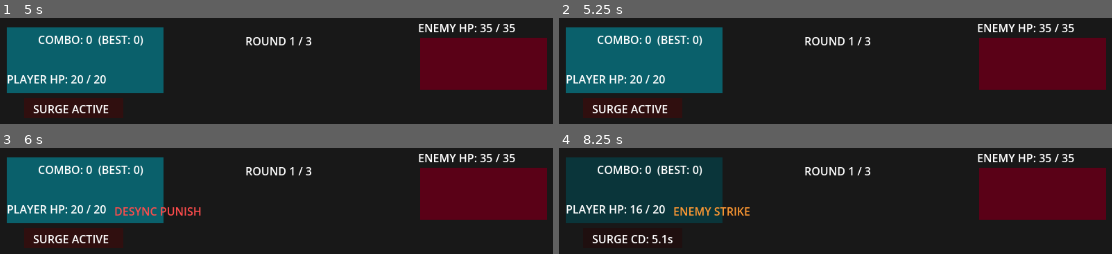
Above: before the commit, frames 1-4 (two rows, left to right).
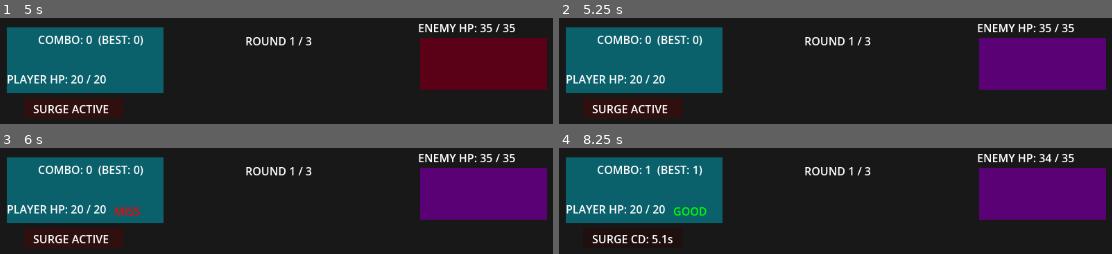
Above: after the commit, the same moments.

Repository: ResonantiaCollective/Project_Dissonance
Game: Godot game, scene res://scenes/test_scenes/TestArena.tscn
The game is run twice, just before and just after one commit, with the same random seed, the same clock (stepped at 60 frames per second) and the same inputs.
Inputs:
- Up to frame 1 (5 s): tap Enter at 0.5 s; hold Ctrl (guard_on_beat) 0.53-1.28 s; tap R (restart_duel) every 0.75 s from 1.25 to 4.25 s; tap Space (strike_on_beat) at 1.35 s; hold Q (use_surge) 2.03-2.78 s; tap Ctrl (guard_on_beat) at 2.85 s; hold Space (strike_on_beat) 3.53-4.28 s; tap Q (use_surge) at 4.35 s
- Up to frame 2 (5.25 s): hold Ctrl (guard_on_beat) from 5.03 s (still down)
- Up to frame 3 (6 s): release Ctrl (guard_on_beat) at 5.78 s; tap Space (strike_on_beat) at 5.85 s
- Up to frame 4 (8.25 s): hold Q (use_surge) 6.53-7.28 s; tap Ctrl (guard_on_beat) at 7.35 s; hold Space (strike_on_beat) from 8.03 s (still down)

Frame 1 is identical in both runs. In frame 2, 11% of the frame differs, in the area x 75-99%, y 18-68%; in frame 3, 12%; in frame 4, 28%, in the area x 1-99%, y 5-71%.

Commit message:
ADD: Implemented Ability System with new abilities; integrated Pulse Engine and updated Test Arena scene; added various art assets.

Diff:
--- a/01_GODOT_PROJECT/resonantia-prototype/scenes/test_scenes/TestArena.tscn
+++ b/01_GODOT_PROJECT/resonantia-prototype/scenes/test_scenes/TestArena.tscn
@@ -1,10 +1,20 @@
-[gd_scene load_steps=3 format=3 uid="uid://bc5inerhevpar"]
+[gd_scene load_steps=5 format=3 uid="uid://bc5inerhevpar"]
 
 [ext_resource type="Script" uid="uid://b31sehwagyvld" path="res://scripts/core/test_arena.gd" id="1_2s2s7"]
+[ext_resource type="Script" uid="uid://bodb1sqhau2x4" path="res://scripts/combat/ability_system.gd" id="2_mnrse"]
 [ext_resource type="AudioStream" uid="uid://dluyi7edeqxxs" path="res://resources/audio/Dojo_Loop_v1.000_MTE.wav" id="2_rmtab"]
+[ext_resource type="Script" uid="uid://c0vp5hidy87wn" path="res://scripts/utils/pulse_engine.gd" id="3_ma418"]
 
 [node name="TestArena" type="Node2D"]
 script = ExtResource("1_2s2s7")
+
+[node name="AbilitySystem" type="Node" parent="."]
+script = ExtResource("2_mnrse")
+metadata/_custom_type_script = "uid://bodb1sqhau2x4"
+
+[node name="PulseEngine" type="Node" parent="."]
+script = ExtResource("3_ma418")
+metadata/_custom_type_script = "uid://c0vp5hidy87wn"
 
 [node name="PlayerRect" type="ColorRect" parent="."]
 offset_left = 128.0
--- a/01_GODOT_PROJECT/resonantia-prototype/scripts/combat/ability_system.gd
+++ b/01_GODOT_PROJECT/resonantia-prototype/scripts/combat/ability_system.gd
@@ -7,7 +7,7 @@
 	var cost: int = 0
 	var cooldown: int = 0
 	var target_type: String = "single" # single, aoe, self, zone
-	var required_beat_window: int = -1 # -1 = no requirement
+	var required_beat_window: int = -1 # -1 = no timing requirement
 
 	func cast(caster, target, context := {}) -> void:
 		# To be implemented per-ability
@@ -16,8 +16,26 @@
 var abilities := {} # key: String id, value: Ability
 
 func _ready() -> void:
-	# Register prototype abilities here or from data later
-	pass
+	# Register prototype abilities
+	var pulse_slash = Ability.new()
+	pulse_slash.name = "Pulse Slash"
+	pulse_slash.cost = 1
+	pulse_slash.cooldown = 0
+	pulse_slash.target_type = "single"
+	register_ability("pulse_slash", pulse_slash)
+
+	var fracture_guard = Ability.new()
+	fracture_guard.name = "Fracture Guard"
+	fracture_guard.cost = 1
+	fracture_guard.cooldown = 1
+	fracture_guard.target_type = "self"
+	register_ability("fracture_guard", fracture_guard)
+
+	var overdrive_burst = Ability.new()
+	overdrive_burst.name = "Overdrive Burst"
+	overdrive_burst.cost = 2
+	overdrive_burst.target_type = "aoe"
+	register_ability("overdrive_burst", overdrive_burst)
 
 func register_ability(id: String, ability: Ability) -> void:
 	abilities[id] = ability
@@ -34,13 +52,15 @@
 	var ability := get_ability(id)
 	if ability == null:
 		return false
-	# Cost, cooldown, and beat window checks will be added here.
+	# Later: cost, cooldown, timing checks
 	return true
 
 func cast_ability(id: String, caster, target, context := {}) -> void:
 	if not can_cast(id, caster, target, context):
+		print("Cannot cast ability: ", id)
 		return
 	var ability := get_ability(id)
 	if ability == null:
 		return
-	ability.cast(caster, target, context)
+	print("Casting ability: ", ability.name)
+	# Later: actually apply effects
--- a/01_GODOT_PROJECT/resonantia-prototype/scripts/core/test_arena.gd
+++ b/01_GODOT_PROJECT/resonantia-prototype/scripts/core/test_arena.gd
@@ -12,6 +12,8 @@
 @onready var surge_rect: ColorRect = $SurgeRect
 @onready var surge_label: Label = $SurgeLabel
 @onready var round_label: Label = $RoundLabel
+@onready var ability_system: AbilitySystem = $AbilitySystem
+@onready var pulse_engine: PulseEngine = $PulseEngine
 
 var spectrum: AudioEffectSpectrumAnalyzerInstance = null
 var spectrum_retry_cooldown_left: float = 0.0
@@ -70,7 +72,9 @@
 var guard_window_left: float = 0.0
 const GUARD_WINDOW_DURATION := 0.25  # seconds
 
+
 func _ready() -> void:
+	print(">>> TESTARENA READY <<<")
 	print("Resonantia - Duel + SURGE + Enemy Patterns + Rounds + Guard online.")
 
 	audio_player.play()
@@ -98,6 +102,28 @@
 
 	label.text = ""
 	feedback.text = ""
+
+	# 🔊 connect PulseEngine beat to our handler
+	if pulse_engine:
+		pulse_engine.beat.connect(_on_pulse_beat)
+		print(">>> PULSEENGINE SIGNAL CONNECTED TO TESTARENA <<<")
+	else:
+		push_warning("PulseEngine node not found!")
+
+
+# 🔊 called by PulseEngine every beat
+func _on_pulse_beat() -> void:
+	if not enemy_alive or not player_alive:
+		print(">>> PULSE BEAT IGNORED (someone dead) <<<")
+		return
+
+	print(">>> PULSE BEAT RECEIVED IN TESTARENA <<<")
+
+	beat_state = true
+	label.text = "BEAT"
+	last_beat_time = Time.get_ticks_msec() / 1000.0
+	_on_beat_pulse()
+
 
 func _process(delta: float) -> void:
 	if spectrum == null:
@@ -126,6 +152,7 @@
 		pulse_strength = 1.0
 
 		if not was_on_beat:
+			print(">>> SPECTRUM BEAT DETECTED <<<")
 			label.text = "BEAT"
 			last_beat_time = Time.get_ticks_msec() / 1000.0
 			_on_beat_pulse()
@@ -138,6 +165,7 @@
 
 	_update_surge_timers(delta)
 	_update_guard_timer(delta)
+
 
 func _input(event: InputEvent) -> void:
 	if event.is_action_pressed("restart_duel"):
@@ -187,6 +215,7 @@
 					feedback.text = ""
 					_enemy_attack_player(1)
 
+
 func _on_beat_pulse() -> void:
 	if not enemy_alive or not player_alive:
 		return
@@ -205,6 +234,7 @@
 		beats_since_last_attack = 0
 		_enemy_attack_player(1)
 
+
 func _classify_timing() -> String:
 	if last_beat_time < 0.0:
 		return "MISS"
@@ -220,6 +250,7 @@
 	elif offset <= GOOD_WINDOW:
 		return "GOOD"
 	return "MISS"
+
 
 func _calculate_damage(base: int, perfect_mult: float, timing: String) -> int:
 	combo += 1
@@ -247,6 +278,7 @@
 
 	return int(round(total))
 
+
 func _apply_enemy_damage(amount: int, from_perfect: bool) -> void:
 	if not enemy_alive:
 		return
@@ -262,6 +294,7 @@
 
 	if enemy_hp == 0:
 		_on_round_won()
+
 
 func _on_round_won() -> void:
 	_set_enemy_alert(false, 0)
@@ -286,6 +319,7 @@
 		await get_tree().create_timer(0.8).timeout
 		feedback.text = ""
 
+
 func _enemy_attack_player(base_amount: int) -> void:
 	if not player_alive:
 		return
@@ -328,12 +362,14 @@
 		player_alive = false
 		_on_player_defeated()
 
+
 func _on_player_defeated() -> void:
 	feedback.text = "YOU FALL INTO DISSONANCE"
 	feedback.modulate = Color(1, 0.3, 0.3)
 	print("Player defeated.")
 	await get_tree().create_timer(0.6).timeout
 	feedback.text = ""
+
 
 func _enemy_alert_broken_feedback() -> void:
 	enemy_rect.modulate = Color(0.4, 0.8, 1.0, enemy_rect.modulate.a)
@@ -343,29 +379,36 @@
 	feedback.text = ""
 	_update_enemy_alert_visual()
 
+
 func _good_feedback(text: String, color: Color) -> void:
 	feedback.text = text
 	feedback.modulate = color
 	await get_tree().create_timer(0.25).timeout
 	feedback.text = ""
 
+
 func _miss_feedback() -> void:
 	feedback.text = "MISS"
 	feedback.modulate = Color(1, 0, 0)
 	await get_tree().create_timer(0.25).timeout
 	feedback.text = ""
 
+
 func _update_combo_label() -> void:
 	combo_label.text = "COMBO: %d  (BEST: %d)" % [combo, best_combo]
 
+
 func _update_enemy_hp_label() -> void:
 	enemy_hp_label.text = "ENEMY HP: %d / %d" % [enemy_hp, enemy_max_hp]
 
+
 func _update_player_hp_label() -> void:
 	player_hp_label.text = "PLAYER HP: %d / %d" % [player_hp, player_max_hp]
 
+
 func _update_round_label() -> void:
 	round_label.text = "ROUND %d / %d" % [current_round, max_rounds]
+
 
 func _set_enemy_for_round() -> void:
 	var hp_mult := 1.0 + 0.5 * float(current_round - 1)
@@ -373,16 +416,19 @@
 	enemy_hp = enemy_max_hp
 	_update_enemy_hp_label()
 
+
 func _reset_pulse() -> void:
 	var c := pulse_rect.modulate
 	c.a = 0.0
 	pulse_rect.modulate = c
 
+
 func _reset_duel_visuals() -> void:
 	enemy_rect.modulate = Color(1, 1, 1, 1)
 	player_rect.modulate = Color(1, 1, 1, 1)
 	enemy_rect.modulate.a = 1.0
 
+
 func _start_round(reset_player: bool) -> void:
 	# Restart audio at the beginning of each round
 	audio_player.stop()
@@ -412,6 +458,7 @@
 	guard_perfect = false
 	guard_window_left = 0.0
 
+
 func _restart_duel() -> void:
 	print("Restarting duel (full trial).")
 
@@ -441,6 +488,7 @@
 	feedback.modulate = Color(0.6, 0.8, 1.0)
 	await get_tree().create_timer(0.3).timeout
 	feedback.text = ""
+
 
 func _update_surge_timers(delta: float) -> void:
 	if surge_active:
@@ -457,6 +505,7 @@
 				surge_ready = true
 			_update_surge_ui()
 
+
 func _try_activate_surge() -> void:
 	if not player_alive or not enemy_alive:
 		return
@@ -476,6 +525,7 @@
 	feedback.text = ""
 
 	_update_surge_ui()
+
 
 func _update_surge_ui() -> void:
 	if surge_active:
@@ -489,6 +539,7 @@
 		surge_label.text = cd_text
 		surge_rect.modulate = Color(0.2, 0.2, 0.2, 1.0)
 
+
 func _update_enemy_alert_visual() -> void:
 	if not enemy_alive:
 		return
@@ -497,6 +548,7 @@
 		enemy_rect.modulate = Color(1.0, 0.6, 0.2, enemy_rect.modulate.a)
 	else:
 		enemy_rect.modulate = Color(1, 1, 1, enemy_rect.modulate.a)
+
 
 func _ensure_spectrum_available() -> void:
 	var bus_index := AudioServer.get_bus_index("Spectrum")
@@ -514,11 +566,13 @@
 			push_warning("Spectrum analyzer effect not ready; retrying.")
 			warned_missing_spectrum_effect = true
 
+
 func _set_enemy_alert(state: bool, beats: int = ENEMY_ALERT_BEATS) -> void:
 	enemy_alert = state
 	enemy_alert_beats_left = beats if state else 0
 	beats_since_last_attack = 0
 	_update_enemy_alert_visual()
+
 
 func _try_guard() -> void:
 	if not player_alive:
@@ -549,6 +603,7 @@
 			await get_tree().create_timer(0.15).timeout
 			feedback.text = ""
 
+
 func _update_guard_timer(delta: float) -> void:
 	if guard_active:
 		guard_window_left -= delta
--- a/01_GODOT_PROJECT/resonantia-prototype/scripts/utils/pulse_engine.gd
+++ b/01_GODOT_PROJECT/resonantia-prototype/scripts/utils/pulse_engine.gd
@@ -31,10 +31,8 @@
 	_beat_count += 1
 	emit_signal("beat")
 
-	# Half beat as simple toggle
 	if _beat_count % 2 == 0:
 		emit_signal("half_beat")
 
-	# Measure every 4 beats for now (can be configurable later)
 	if _beat_count % 4 == 0:
 		emit_signal("measure")
Not shown, added: 01_GODOT_PROJECT/resonantia-prototype/scripts/cards/card_data.gd.uid
Not shown, added: 01_GODOT_PROJECT/resonantia-prototype/scripts/combat/ability_system.gd.uid
Not shown, added: 01_GODOT_PROJECT/resonantia-prototype/scripts/utils/pulse_engine.gd.uid
Not shown, added: 03_ART/Project_Dissonance_A_storm_of_symbols.png
Not shown, added: 03_ART/cards/Cards_First_concept_rarity.png
Not shown, added: 03_ART/houses/Cyber-samurai_warrior_with_glowing_katana.png
Not shown, added: 03_ART/houses/Fenrir_warrior_in_fiery_red_energy.png
Not shown, added: 03_ART/houses/Futuristic_Anubis_warrior_with_glowing_sigil.png
Not shown, added: 03_ART/houses/Ryujin_warrior_and_electric_spear.png
Not shown, added: 03_ART/zones/Aquarius_Zone_TBA.png
Not shown, added: 03_ART/zones/Aries_The_Red_Wastes.png
Not shown, added: 03_ART/zones/Gemini_The_Fractured_Peaks.png
(and 1 more such lines)
